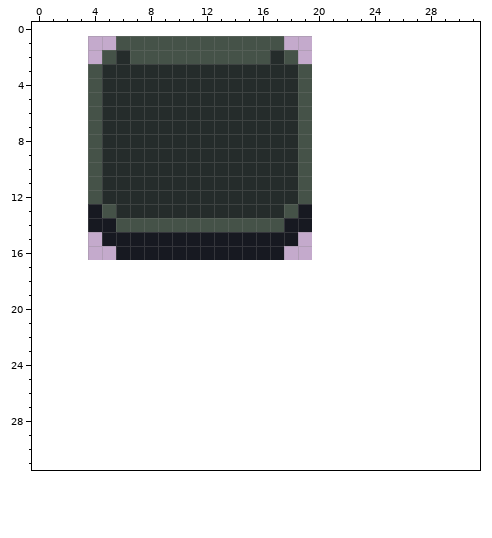
Two states of a pixel-art file, assets/source/aseprite/ui/button_disabled.aseprite. This is how it looked before the edit.
16x16 pixels, 1 frame. Colours within 5 levels of each other are drawn and written as one. The old version is drawn lined up with the new one, on the new canvas.
After:
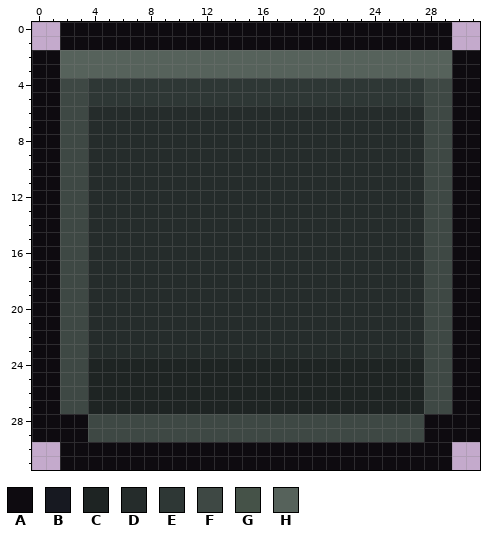
Palette (. is transparent): A #0e0b10  B #171921  C #1e2423  D #252c2b  E #2e3735  F #3e4844  G #455248  H #56625b
Changes in this commit:
canvas 16x16 -> 32x32, the old top-left corner now at 4,1
@@ x 0..31 @@
- 0 ................................
- 1 ......GGGGGGGGGGGG..............
- 2 .....GDGGGGGGGGGGDG.............
- 3 ....GDDDDDDDDDDDDDDG............
- 4 ....GDDDDDDDDDDDDDDG............
- 5 ....GDDDDDDDDDDDDDDG............
- 6 ....GDDDDDDDDDDDDDDG............
- 7 ....GDDDDDDDDDDDDDDG............
- 8 ....GDDDDDDDDDDDDDDG............
- 9 ....GDDDDDDDDDDDDDDG............
-10 ....GDDDDDDDDDDDDDDG............
-11 ....GDDDDDDDDDDDDDDG............
-12 ....GDDDDDDDDDDDDDDG............
-13 ....BGDDDDDDDDDDDDGB............
-14 ....BBGGGGGGGGGGGGBB............
-15 .....BBBBBBBBBBBBBB.............
-16 ......BBBBBBBBBBBB..............
-17 ................................
-18 ................................
-19 ................................
-20 ................................
-21 ................................
-22 ................................
-23 ................................
-24 ................................
-25 ................................
-26 ................................
-27 ................................
-28 ................................
-29 ................................
-30 ................................
-31 ................................
+ 0 ..AAAAAAAAAAAAAAAAAAAAAAAAAAAA..
+ 1 ..AAAAAAAAAAAAAAAAAAAAAAAAAAAA..
+ 2 AAHHHHHHHHHHHHHHHHHHHHHHHHHHHHAA
+ 3 AAHHHHHHHHHHHHHHHHHHHHHHHHHHHHAA
+ 4 AAFFEEEEEEEEEEEEEEEEEEEEEEEEFFAA
+ 5 AAFFEEEEEEEEEEEEEEEEEEEEEEEEFFAA
+ 6 AAFFDDDDDDDDDDDDDDDDDDDDDDDDFFAA
+ 7 AAFFDDDDDDDDDDDDDDDDDDDDDDDDFFAA
+ 8 AAFFDDDDDDDDDDDDDDDDDDDDDDDDFFAA
+ 9 AAFFDDDDDDDDDDDDDDDDDDDDDDDDFFAA
+10 AAFFDDDDDDDDDDDDDDDDDDDDDDDDFFAA
+11 AAFFDDDDDDDDDDDDDDDDDDDDDDDDFFAA
+12 AAFFDDDDDDDDDDDDDDDDDDDDDDDDFFAA
+13 AAFFDDDDDDDDDDDDDDDDDDDDDDDDFFAA
+14 AAFFDDDDDDDDDDDDDDDDDDDDDDDDFFAA
+15 AAFFDDDDDDDDDDDDDDDDDDDDDDDDFFAA
+16 AAFFDDDDDDDDDDDDDDDDDDDDDDDDFFAA
+17 AAFFDDDDDDDDDDDDDDDDDDDDDDDDFFAA
+18 AAFFDDDDDDDDDDDDDDDDDDDDDDDDFFAA
+19 AAFFDDDDDDDDDDDDDDDDDDDDDDDDFFAA
+20 AAFFDDDDDDDDDDDDDDDDDDDDDDDDFFAA
+21 AAFFDDDDDDDDDDDDDDDDDDDDDDDDFFAA
+22 AAFFDDDDDDDDDDDDDDDDDDDDDDDDFFAA
+23 AAFFDDDDDDDDDDDDDDDDDDDDDDDDFFAA
+24 AAFFCCCCCCCCCCCCCCCCCCCCCCCCFFAA
+25 AAFFCCCCCCCCCCCCCCCCCCCCCCCCFFAA
+26 AAFFCCCCCCCCCCCCCCCCCCCCCCCCFFAA
+27 AAFFCCCCCCCCCCCCCCCCCCCCCCCCFFAA
+28 AAAAFFFFFFFFFFFFFFFFFFFFFFFFAAAA
+29 AAAAFFFFFFFFFFFFFFFFFFFFFFFFAAAA
+30 ..AAAAAAAAAAAAAAAAAAAAAAAAAAAA..
+31 ..AAAAAAAAAAAAAAAAAAAAAAAAAAAA..
Where, in picture pixels (left, top, right, bottom), the same in both pictures:
changed: (32, 22, 480, 470)
